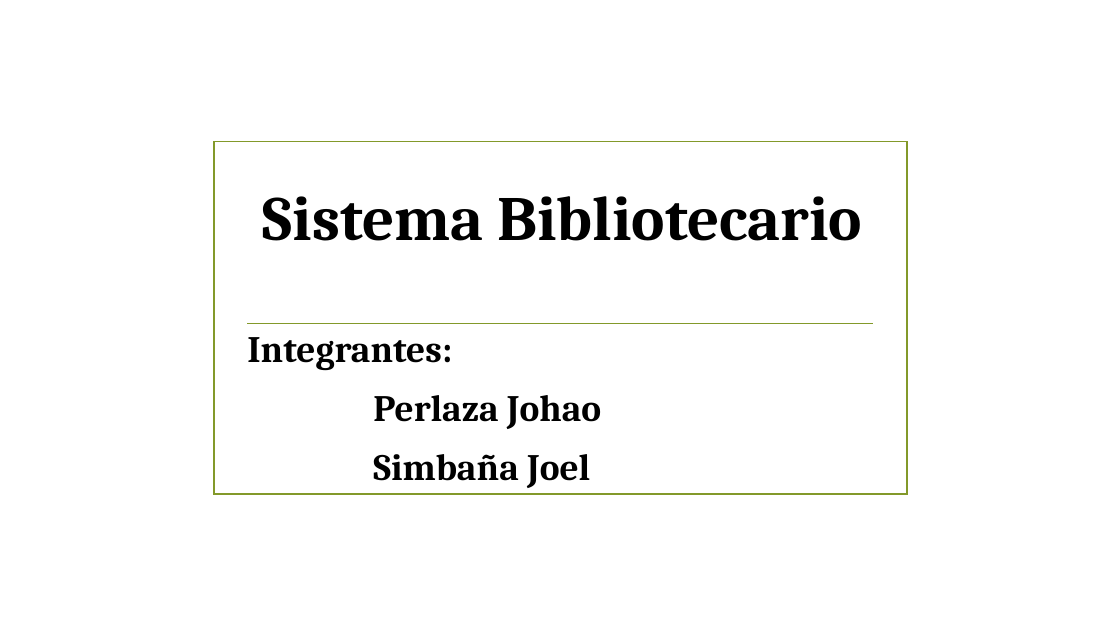
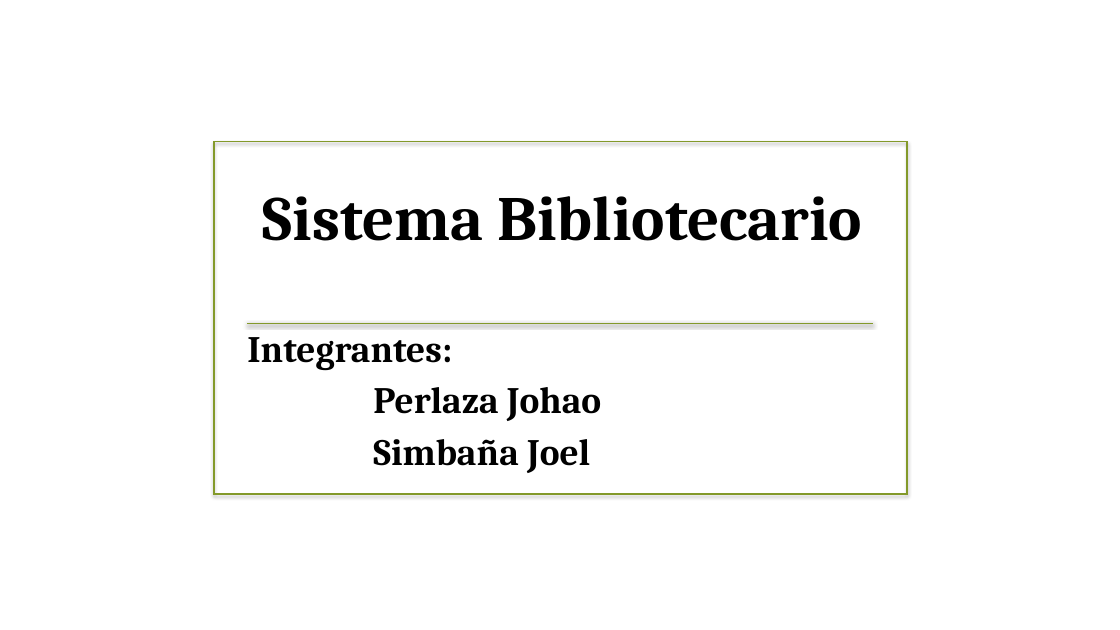
Before and after one commit to vimhash/biblioteca_escolar, a slide deck: slide 2 of docs/Biblioteca Escolar.pptx (slide 1 before the commit). Drawn at 1120x630 pixels with LibreOffice and Linux fonts; fonts in the diff are those of the drawing; background and template pictures are left out. Boxes give left, top, right and bottom in pixels: in the first picture for what was removed or moved away, otherwise in the second. Text is boxed around its words. In the diff, an @@ line names an element or a change of style, - is before the commit and + after.

```diff
--- a/docs/Biblioteca Escolar.pptx
+++ b/docs/Biblioteca Escolar.pptx
@@ rectangle at bbox=[214, 142, 907, 494]: shadow on @@
@@ subtitle "Integrantes:" at bbox=[247, 337, 601, 473]: less space between paragraphs @@
```
Also in this commit, not shown: 6 other slides changed, 1 slide added, 7 other files.
